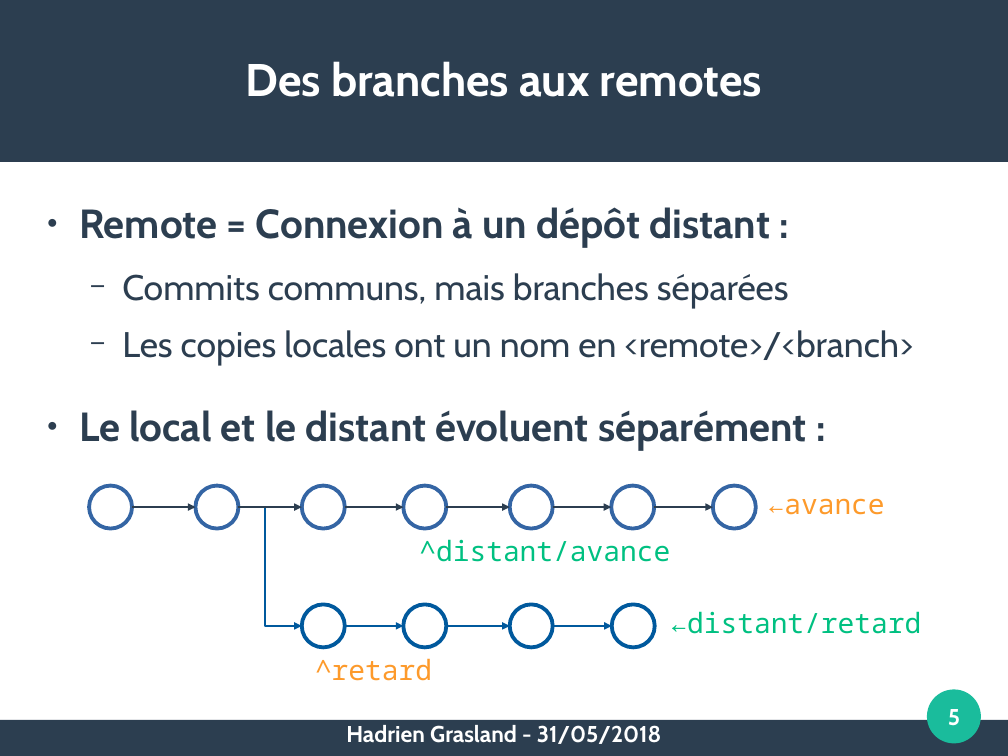
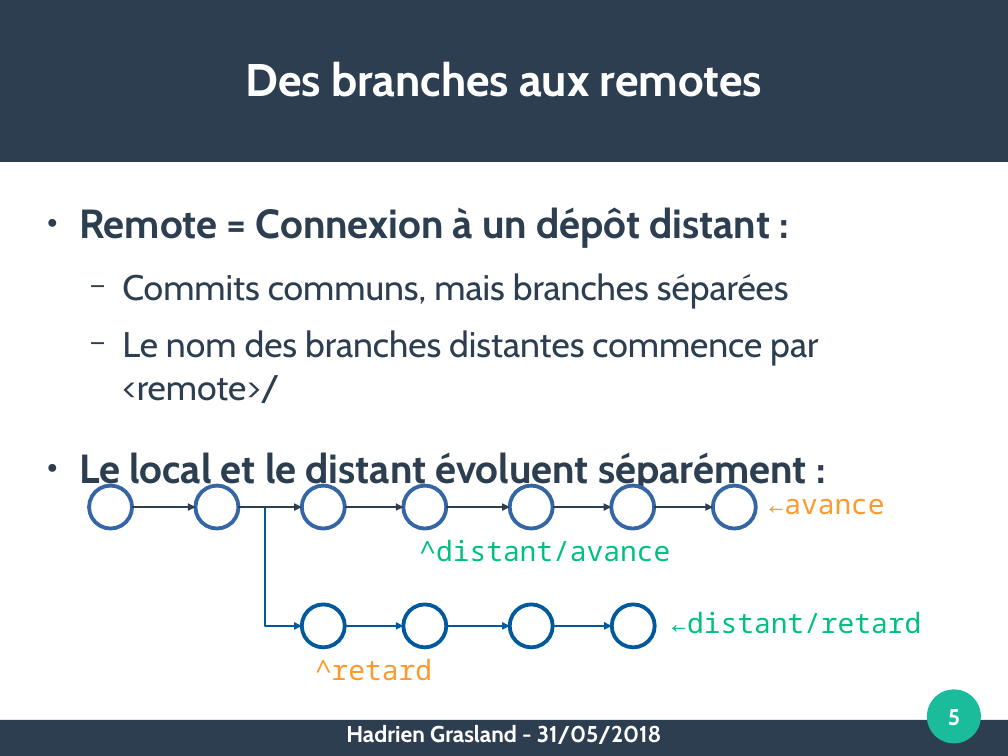
Before and after one commit to pushou/formation-git, a slide deck: slide 5 of PresRecap-J2.odp. Drawn at 1008x756 pixels with LibreOffice and Linux fonts; fonts in the diff are those of the drawing. Boxes give left, top, right and bottom in pixels: in the first picture for what was removed or moved away, otherwise in the second. Text is boxed around its words. In the diff, an @@ line names an element or a change of style, - is before the commit and + after.

```diff
--- a/PresRecap-J2.odp
+++ b/PresRecap-J2.odp
@@ text at (122, 330, 818, 403): text changed @@
-  − Les copies locales ont un nom en <remote>/<branch>
+  − Le nom des branches distantes commence par <remote>/
```
Also in this commit, not shown: 2 other slides changed, 1 slide removed, 40 other files.
